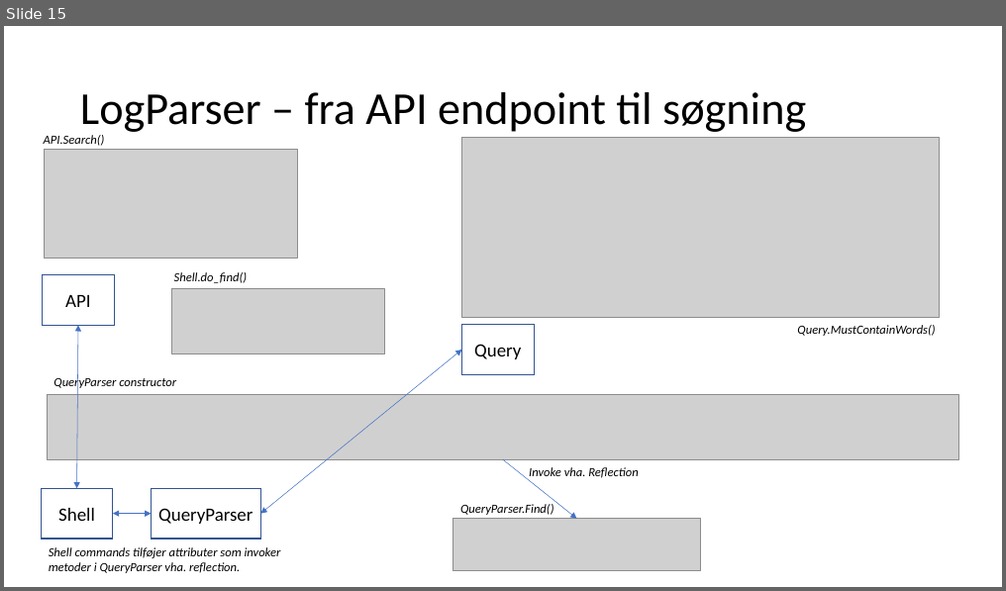
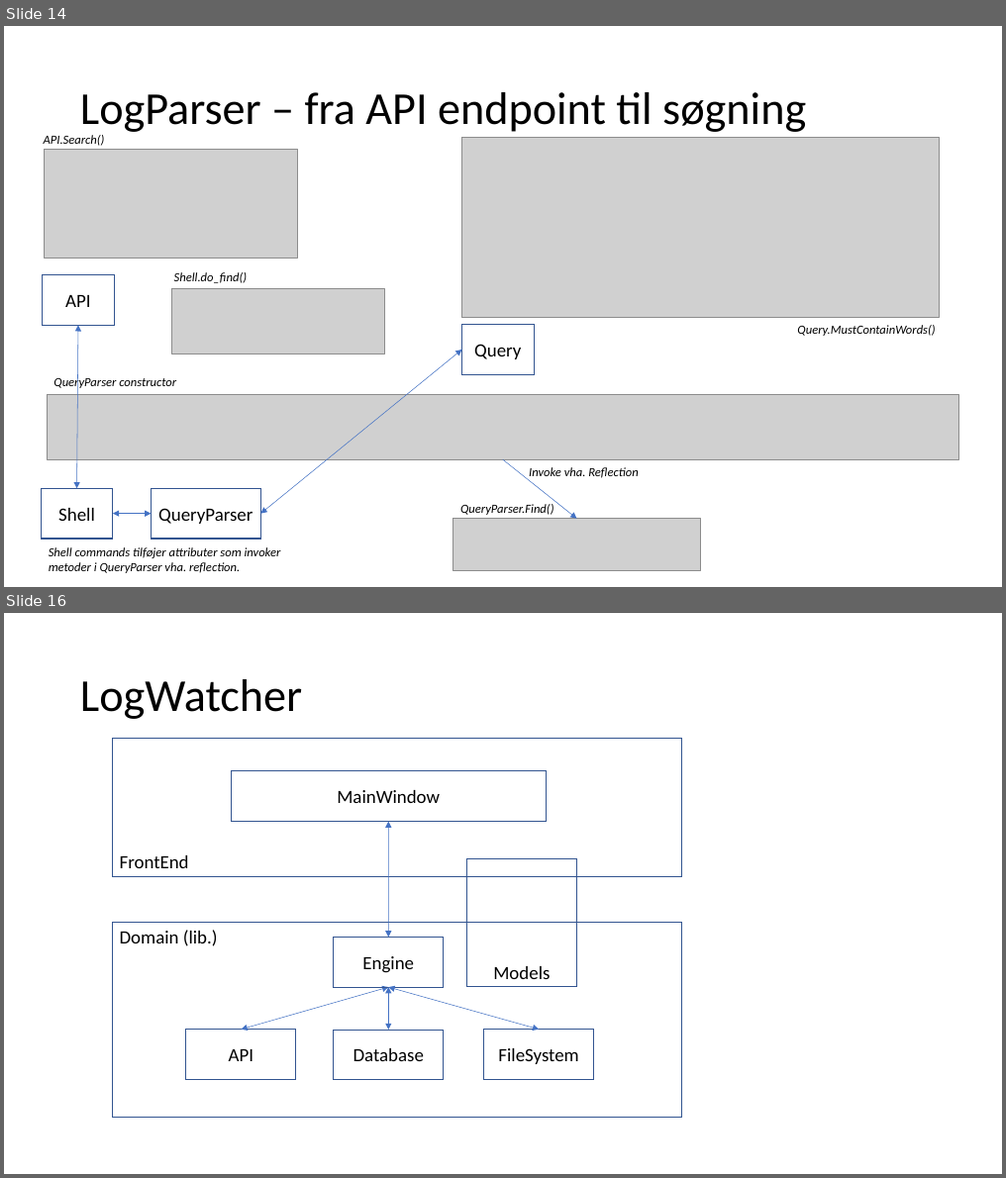
Before and after one commit to FaderVader/CPH_Afgangsprojekt_2022, a slide deck: LogSearcher.pptx. Shown one above the other, each under a label of ours: slide 15 before the commit, slides 14 and 16 after it; the slides between them are not shown. The pictures are 1006x591 and 1006x1178 pixels, drawn with LibreOffice and Linux fonts; fonts in the diff are those of the drawing; grey boxes stand for pictures. Boxes give left, top, right and bottom in pixels: in the first picture for what was removed or moved away, otherwise in the second. Text is boxed around its words. In the diff, an @@ line names an element or a change of style, - is before the commit and + after.

Commit message:
presentation, added slides for logWatcher

```diff
--- a/LogSearcher.pptx
+++ b/LogSearcher.pptx
@@ slide 16 added at [4, 613, 1002, 1174], background #FFFFFF @@
@@ title added at [80, 679, 302, 719], 44 pt, text #000000 @@
+LogWatcher
@@ rectangle added at [112, 738, 681, 877], outline #325491 1 pt, 18 pt, text #000000 @@
+FrontEnd
@@ rectangle added at [231, 771, 546, 822], outline #325491 1 pt, 18 pt, text #000000 @@
+MainWindow
@@ double arrow added from (389, 937) to (389, 822), #4472C4 0.5 pt @@
@@ rectangle added at [466, 859, 576, 986], outline #325491 1 pt, 18 pt, text #000000 @@
+Models
@@ rectangle added at [112, 922, 681, 1118], outline #325491 1 pt, 18 pt, text #000000 @@
+Domain (lib.)
@@ rectangle added at [334, 937, 444, 987], outline #325491 1 pt, 18 pt, text #000000 @@
+Engine
@@ double arrow added from (242, 1030) to (389, 987), #4472C4 0.5 pt @@
@@ double arrow added from (389, 1030) to (389, 987), #4472C4 0.5 pt @@
@@ double arrow added from (540, 1030) to (389, 987), #4472C4 0.5 pt @@
@@ rectangle added at [186, 1030, 296, 1080], outline #325491 1 pt, 18 pt, text #000000 @@
+API
@@ rectangle added at [334, 1030, 444, 1080], outline #325491 1 pt, 18 pt, text #000000 @@
+Database
@@ rectangle added at [484, 1030, 594, 1080], outline #325491 1 pt, 18 pt, text #000000 @@
+FileSystem
@@ what was slide 15 is now slide 14 @@
```
Also in this commit, not shown: 6 slides changed, 1 other slide added, 1 slide removed.
